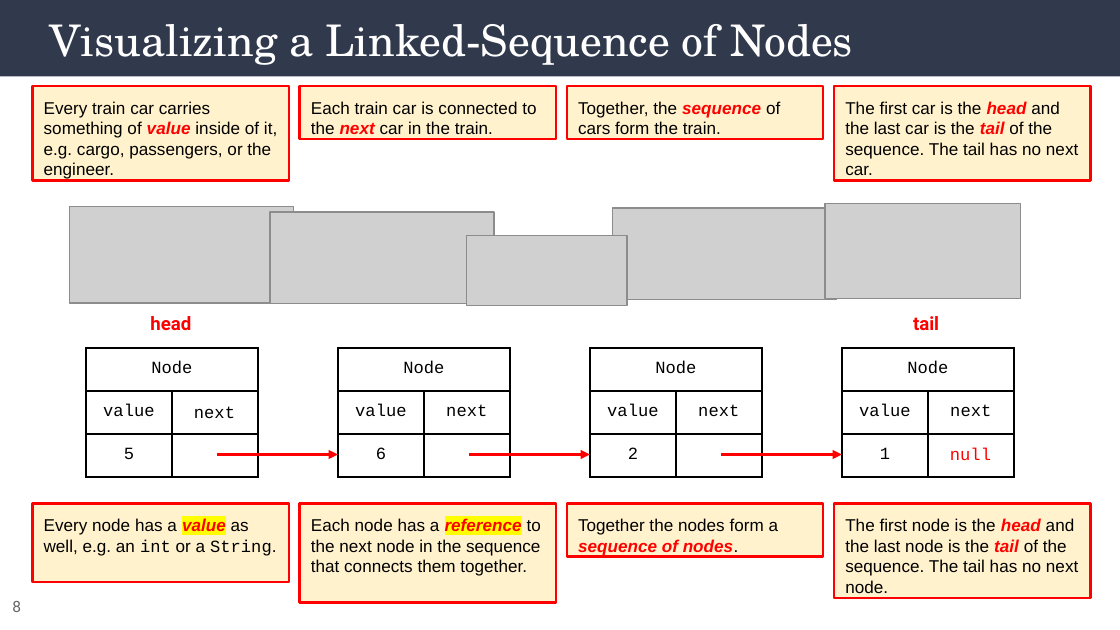
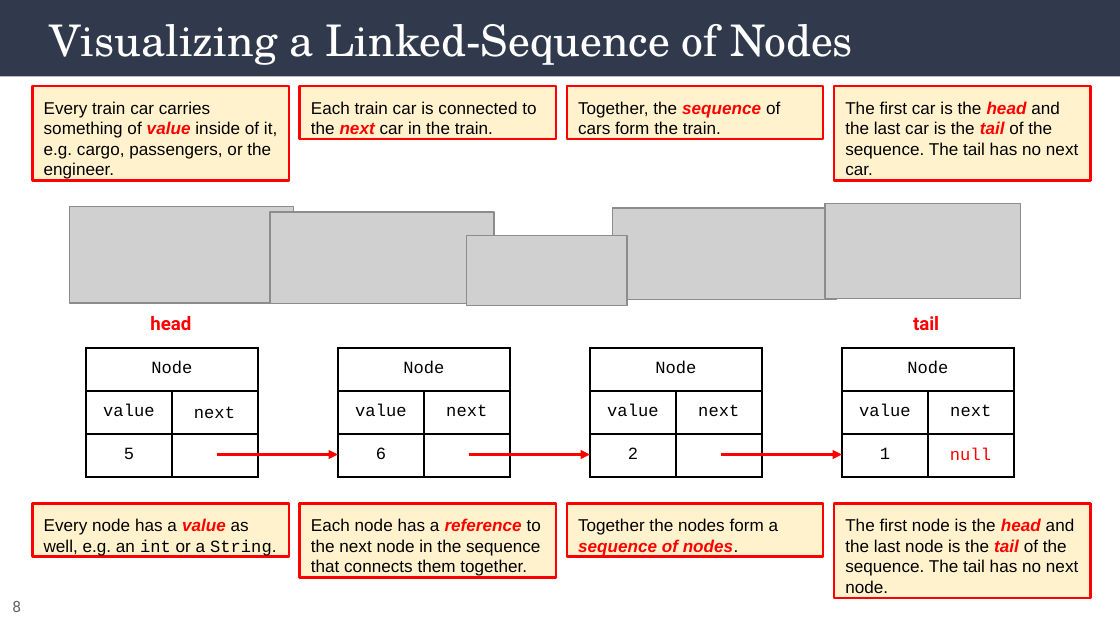
Before and after one commit to alam-tanweer/DailyFolder, a slide deck: slide 8 of CourseContent/Unit 05_Data Structure 1/tanweer/5_ Data Structures I_ta.pptx. Drawn at 1120x630 pixels with LibreOffice and Linux fonts; fonts in the diff are those of the drawing; grey boxes stand for pictures. Boxes give left, top, right and bottom in pixels: in the first picture for what was removed or moved away, otherwise in the second. Text is boxed around its words. In the diff, an @@ line names an element or a change of style, - is before the commit and + after.

```diff
--- a/CourseContent/Unit 05_Data Structure 1/tanweer/5_ Data Structures I_ta.pptx
+++ b/CourseContent/Unit 05_Data Structure 1/tanweer/5_ Data Structures I_ta.pptx
@@ text "Every node has a value ...": place and size @@
-text "Every node has a value ..." at (32, 504, 289, 594)
+text "Every node has a value ..." at (32, 504, 289, 568)
@@ text "Every node has a value ..." at (32, 504, 289, 568): highlight #FFFF00 to none in "value" @@
@@ text "Each node has a reference ...": place and size @@
-text "Each node has a reference ..." at (300, 504, 557, 614)
+text "Each node has a reference ..." at (300, 504, 557, 589)
@@ text "Each node has a reference ..." at (300, 504, 557, 589): highlight #FFFF00 to none in "reference" @@
```
Also in this commit, not shown: 22 other slides changed, 19 other files.
